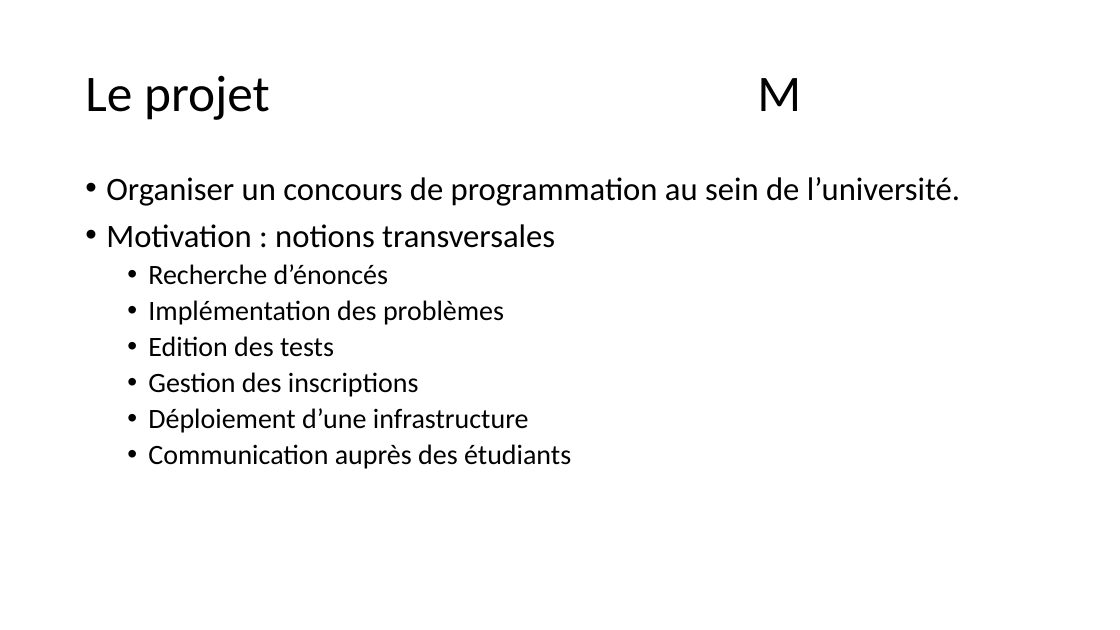
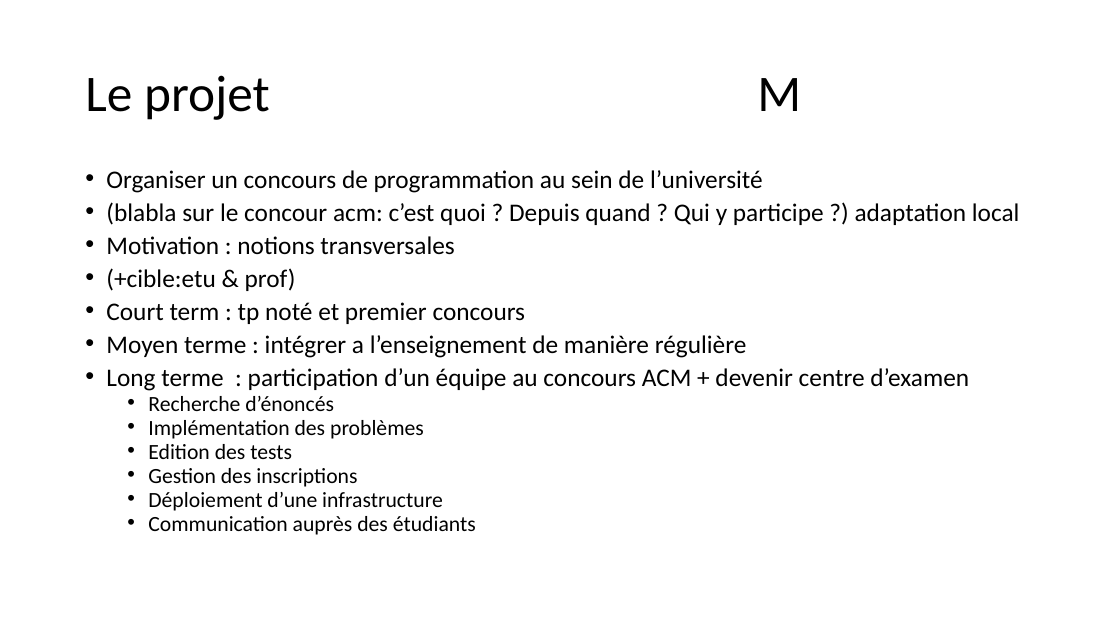
Before and after one commit to GRnice/ConcoursJuin, a slide deck: slide 3 of rapport/presentation.pptx. Drawn at 1120x630 pixels with LibreOffice and Linux fonts; fonts in the diff are those of the drawing. Boxes give left, top, right and bottom in pixels: in the first picture for what was removed or moved away, otherwise in the second. Text is boxed around its words. In the diff, an @@ line names an element or a change of style, - is before the commit and + after.

```diff
--- a/rapport/presentation.pptx
+++ b/rapport/presentation.pptx
@@ text at [106,170,1020,225]: text changed; size 28 to 21.7 pt @@
-• Organiser un concours de programmation au sein de l’université.
+• Organiser un concours de programmation au sein de l’université
+• (blabla sur le concour acm: c’est quoi ? Depuis quand ? Qui y participe ?) adaptation local
@@ text at [106,236,476,535]: size 28 to 21.7 pt in "Motivation : notions transversales"; size 24 to 18.6 pt in "Recherche d’énoncés", "Implémentation des problèmes", "Edition des tests", "Gestion des inscriptions" and 2 more places; line spacing 0.9 to 0.7 @@
@@ text at [106,268,969,391]: paragraphs added @@
+• (+cible:etu & prof)
+• Court term : tp noté et premier concours
+• Moyen terme : intégrer a l’enseignement de manière régulière
+• Long terme : participation d’un équipe au concours ACM + devenir centre d’examen
```
Also in this commit, not shown: 9 other slides changed, 3 slides added, 2 slides removed.
